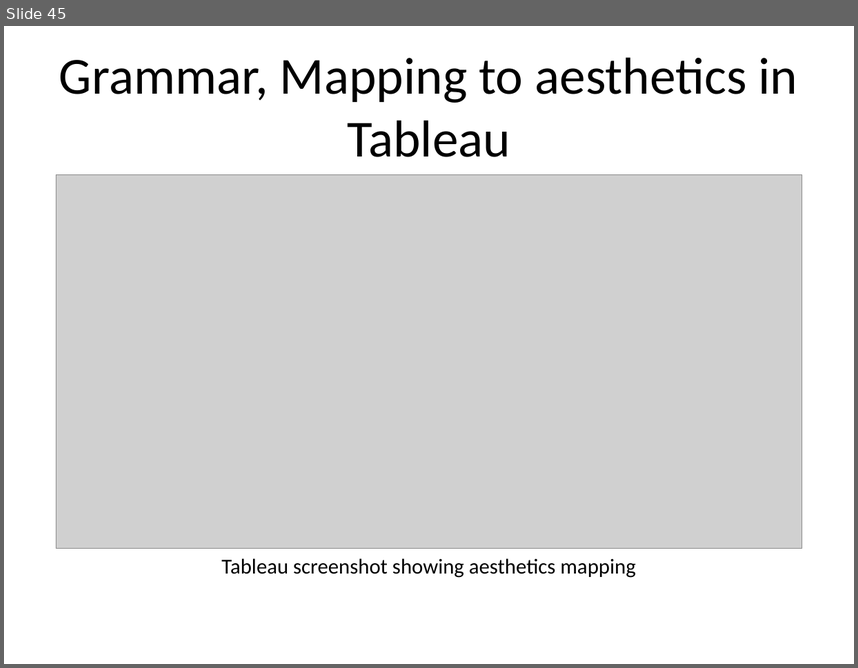
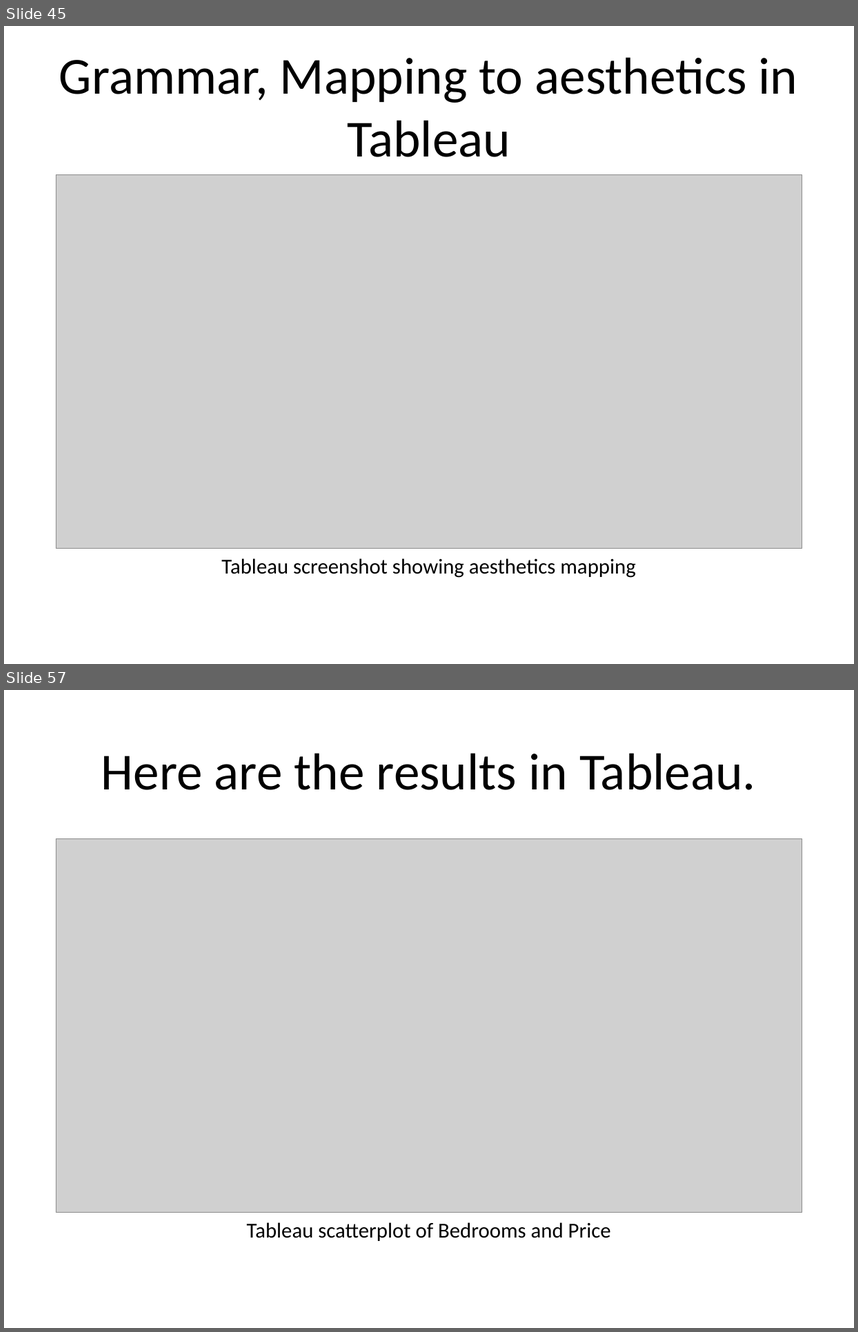
Before and after one commit to pmean/data-visualization, a slide deck: data-viz-01/src/complete-lecture.pptx. Shown one above the other, each under a label of ours: slide 45 before the commit, slides 45 and 57 after it; the slides between them are not shown. The pictures are 858x668 and 858x1332 pixels, drawn with LibreOffice and Linux fonts; fonts in the diff are those of the drawing; grey boxes stand for pictures. Boxes give left, top, right and bottom in pixels: in the first picture for what was removed or moved away, otherwise in the second. Text is boxed around its words. In the diff, an @@ line names an element or a change of style, - is before the commit and + after.

```diff
--- a/data-viz-01/src/complete-lecture.pptx
+++ b/data-viz-01/src/complete-lecture.pptx
@@ slide 57 added at box(4, 690, 854, 1328), background #FFFFFF @@
@@ title added at box(101, 753, 756, 790), 44 pt, text #000000 @@
+Here are the results in Tableau.
@@ picture added at box(56, 839, 802, 1212) @@
@@ text added at box(247, 1222, 611, 1241), 18 pt, text #000000 @@
+Tableau scatterplot of Bedrooms and Price
```
Also in this commit, not shown: 36 other slides added, 22 other files.
